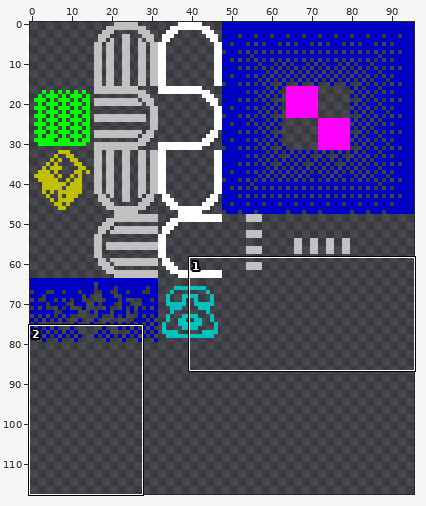
A sprite sheet gets an edit: assets/tiles/warehouse.png. The first picture is a wide view before the edit; the outline marks the close-up.
Close-up. Before the commit:
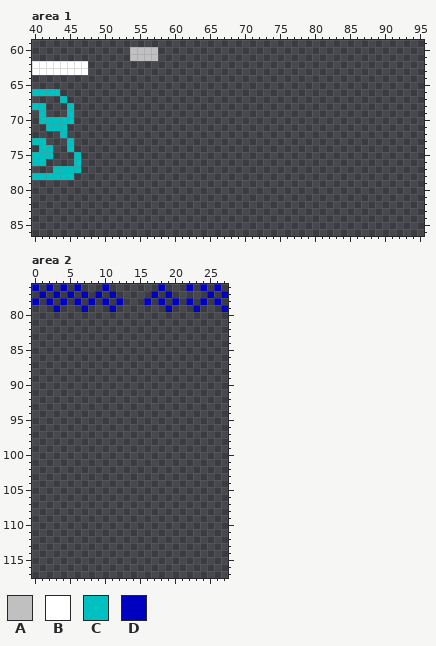
The file is 96x128 pixels. Shown: area 1: x 40..95, y 59..86; area 2: x 0..27, y 76..117. The wide view leaves out empty margins.
Palette (. is transparent): A #c0c0c0  B #ffffff  C #00c0c0  D #0000c0
Pixels before, area 1, first column x 40:
60 ..............AAAA
61 ..............AAAA
62 BBBBBBBB..........
63 BBBBBBBB..........
64 ..................
65 ..................
66 CCCC..............
67 ....C.............
68 CC...C............
69 .C...C............
70 .CCCCC............
71 ..CCC.............
72 ....C.............
73 CC...C............
74 .CC..C............
75 CCC...C...........
76 CC....C...........
77 ...CCCC...........
78 CCCCCC............
Pixels before, area 2, first column x 0:
76 D.D.D.D...D.......D...D.D.D.
77 .D.D.D.D.D.D.....D.D.....D.D
78 D.D.D.D.D.D.D...D.D.D.D.D.D.
79 ...D...D...D.......D...D...D
The same view after the edit:
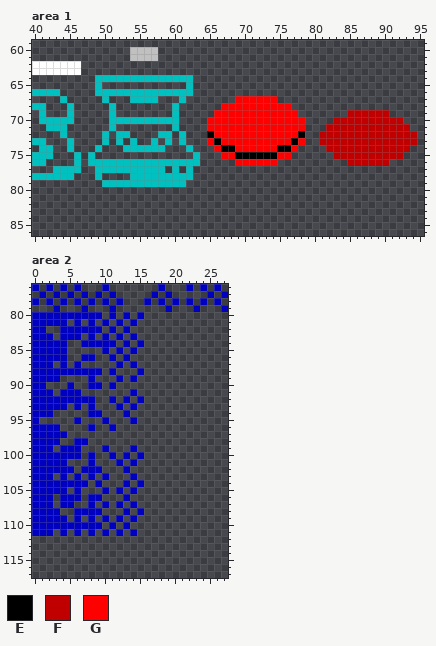
Colours new in this view: E #000000  F #c00000  G #ff0000
Log entry: Finish level 1.
The edit:
Area 1:
y 62..63: x 47 B -> .
y 64: x 49..62 .............. -> CCCCCCCCCCCCCC
y 65: x 49 . -> C; x 62 . -> C
y 66: x 49..62 .............. -> CCCCCCCCCCCCCC
y 67: x 50 . -> C; x 54..57 .... -> CCCC; x 61 . -> C; x 69..74 ...... -> GGGGGG
y 68: x 51 . -> C; x 60 . -> C; x 67..76 .......... -> GGGGGGGGGG
y 69: x 51 . -> C; x 60 . -> C; x 66..77 ............ -> GGGGGGGGGGGG; x 85..90 ...... -> FFFFFF
y 70: x 51..60 .......... -> CCCCCCCCCC; x 65..78 .............. -> GGGGGGGGGGGGGG; x 83..92 .......... -> FFFFFFFFFF
y 71: x 51 . -> C; x 60 . -> C; x 65..78 .............. -> GGGGGGGGGGGGGG; x 82..93 ............ -> FFFFFFFFFFFF
y 72: x 50 . -> C; x 52..53 .. -> CC; x 58..59 .. -> CC; x 61 . -> C; x 65..78 .............. -> EGGGGGGGGGGGGE; x 81..94 .............. -> FFFFFFFFFFFFFF
y 73: x 50 . -> C; x 52 . -> C; x 54 . -> C; x 57 . -> C; x 59 . -> C; x 61 . -> C; x 65..78 .............. -> GEGGGGGGGGGGEG; x 81..94 .............. -> FFFFFFFFFFFFFF
y 74: x 49 . -> C; x 53..58 ...... -> CCCCCC; x 62 . -> C; x 66..77 ............ -> GEEGGGGGGEEG; x 82..93 ............ -> FFFFFFFFFFFF
y 75: x 48 . -> C; x 63 . -> C; x 67..76 .......... -> GGEEEEEEGG; x 83..92 .......... -> FFFFFFFFFF
y 76: x 48..63 ................ -> CCCCCCCCCCCCCCCC; x 69..74 ...... -> GGGGGG; x 85..90 ...... -> FFFFFF
y 77: x 49..58 .......... -> CCCCCCCCCC; x 60 . -> C; x 62 . -> C
y 78: x 49 . -> C; x 54..62 ......... -> CCCCCCCCC
y 79: x 50..61 ............ -> CCCCCCCCCCCC
Area 2:
y 80: x 0..9 .......... -> DDDDDDDDDD; x 11 . -> D; x 13 . -> D; x 15 . -> D
y 81: x 0..4 ..... -> DDDDD; x 6 . -> D; x 8 . -> D; x 10 . -> D; x 12 . -> D; x 14 . -> D
y 82: x 0..1 .. -> DD; x 4..9 ...... -> DDDDDD; x 11 . -> D; x 13 . -> D
y 83: x 0..2 ... -> DDD; x 4..6 ... -> DDD; x 8 . -> D; x 10 . -> D; x 12 . -> D; x 14 . -> D
y 84: x 0..4 ..... -> DDDDD; x 7..11 ..... -> DDDDD; x 13 . -> D; x 15 . -> D
y 85: x 0..4 ..... -> DDDDD; x 10 . -> D; x 12 . -> D; x 14 . -> D
y 86: x 0..4 ..... -> DDDDD; x 7..8 .. -> DD; x 11 . -> D; x 13 . -> D
y 87: x 0..2 ... -> DDD; x 4 . -> D; x 6 . -> D; x 12 . -> D; x 14 . -> D
y 88: x 0..9 .......... -> DDDDDDDDDD; x 11 . -> D; x 15 . -> D
y 89: x 0..3 .... -> DDDD; x 8 . -> D; x 12 . -> D; x 14 . -> D
y 90: x 0..1 .. -> DD; x 5 . -> D; x 8..9 .. -> DD; x 11 . -> D
y 91: x 0..2 ... -> DDD; x 4..6 ... -> DDD; x 14 . -> D
y 92: x 0..8 ......... -> DDDDDDDDD; x 11 . -> D; x 13 . -> D; x 15 . -> D
y 93: x 0..4 ..... -> DDDDD; x 6 . -> D; x 8 . -> D; x 12 . -> D; x 14 . -> D
y 94: x 0..2 ... -> DDD; x 8..9 .. -> DD; x 13 . -> D
y 95: x 0 . -> D; x 6 . -> D; x 10 . -> D; x 14 . -> D
y 96: x 0..3 .... -> DDDD; x 8 . -> D; x 11 . -> D
y 97: x 0..4 ..... -> DDDDD
y 98: x 0..3 .... -> DDDD; x 6..7 .. -> DD
y 99: x 0..2 ... -> DDD; x 4..6 ... -> DDD; x 10 . -> D; x 14 . -> D
y 100: x 0..6 ....... -> DDDDDDD; x 8 . -> D; x 11 . -> D; x 13 . -> D; x 15 . -> D
y 101: x 0..4 ..... -> DDDDD; x 8 . -> D; x 12 . -> D; x 14 . -> D
y 102: x 0..5 ...... -> DDDDDD; x 7..9 ... -> DDD; x 13 . -> D
y 103: x 0..2 ... -> DDD; x 4 . -> D; x 6 . -> D; x 8 . -> D; x 10 . -> D; x 14 . -> D
y 104: x 0..7 ........ -> DDDDDDDD; x 9 . -> D; x 13 . -> D; x 15 . -> D
y 105: x 0..4 ..... -> DDDDD; x 6 . -> D; x 10 . -> D; x 12 . -> D; x 14 . -> D
y 106: x 0..2 ... -> DDD; x 4..6 ... -> DDD; x 8..9 .. -> DD; x 13 . -> D
y 107: x 0..2 ... -> DDD; x 4..5 .. -> DD; x 8 . -> D; x 10 . -> D; x 12 . -> D; x 14 . -> D
y 108: x 0..3 .... -> DDDD; x 6..9 .... -> DDDD; x 13 . -> D; x 15 . -> D
y 109: x 0..4 ..... -> DDDDD; x 6 . -> D; x 8 . -> D; x 10 . -> D; x 12 . -> D; x 14 . -> D
y 110: x 0..9 .......... -> DDDDDDDDDD; x 11 . -> D; x 13 . -> D
y 111: x 0..2 ... -> DDD; x 4 . -> D; x 6 . -> D; x 8 . -> D; x 10 . -> D; x 12 . -> D; x 14 . -> D
Changed places in both close-ups, as pixel boxes (x1, y1, x2, y2):
changed: (81, 61, 417, 187)
added: (32, 312, 144, 536)
